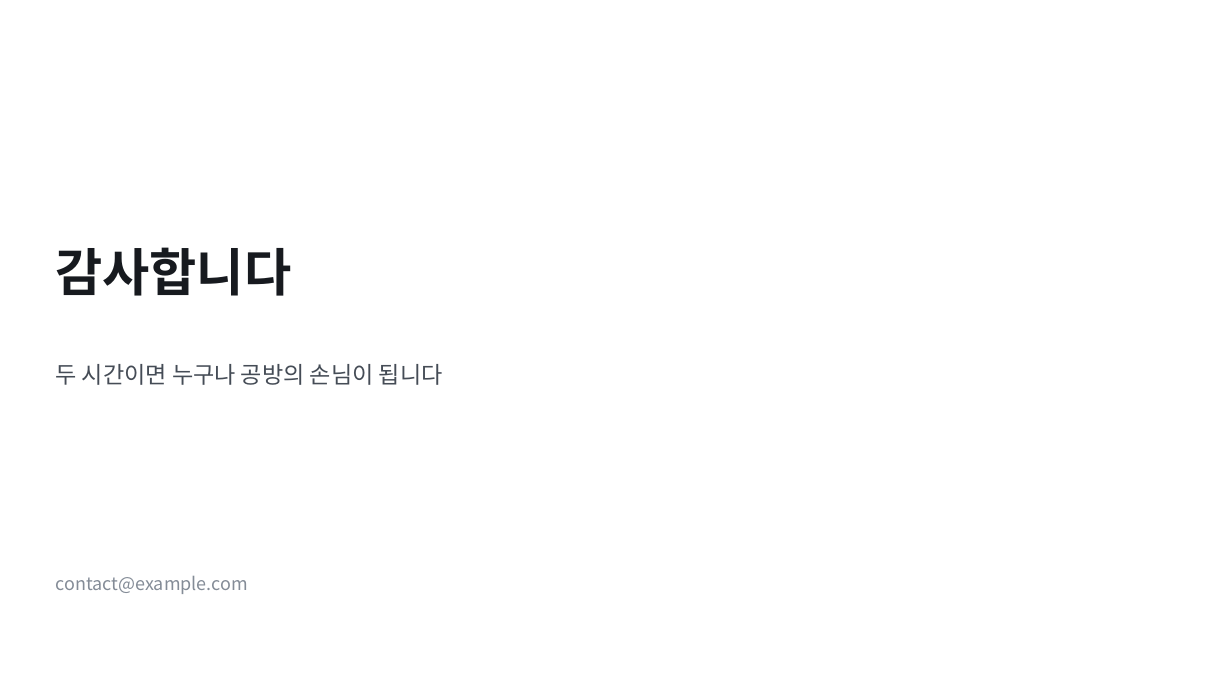
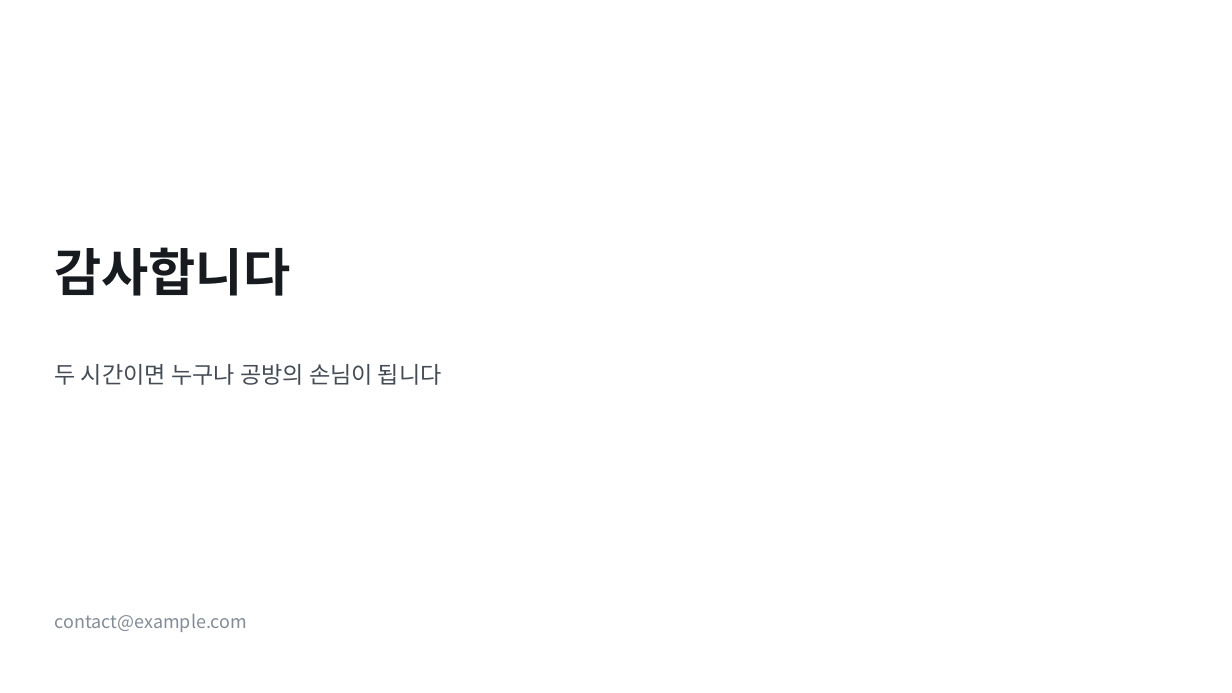
Before and after one commit to pck9880-sys/claude-design, a slide deck: slide 9 of output/ir-sample/deck.pptx. Drawn at 1232x693 pixels with LibreOffice and Linux fonts; fonts in the diff are those of the drawing. Boxes give left, top, right and bottom in pixels: in the first picture for what was removed or moved away, otherwise in the second. Text is boxed around its words. In the diff, an @@ line names an element or a change of style, - is before the commit and + after.

```diff
--- a/output/ir-sample/deck.pptx
+++ b/output/ir-sample/deck.pptx
@@ text "contact@example.com": place and size @@
-text "contact@example.com" at [55, 576, 248, 594]
+text "contact@example.com" at [55, 614, 248, 632]
```
Also in this commit, not shown: 8 other slides changed, 21 other files.
